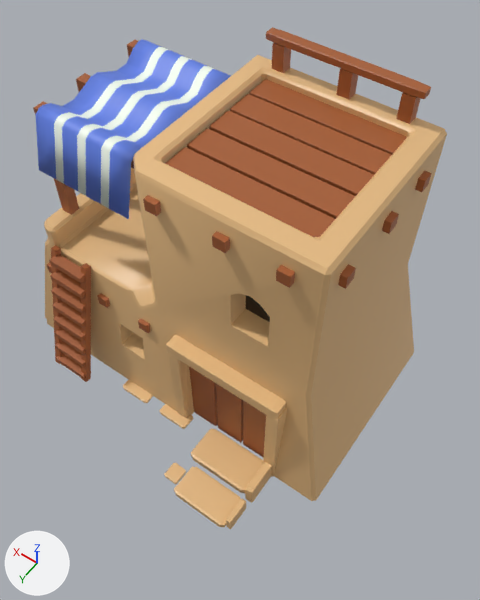
Two versions of the Blender file Blends/DesertHouse.blend, one commit apart.
Both versions are drawn from a camera (50 mm lens) standing at (-2.45, 4.12, 7.62) and looking at (0.14, 0.5, 1.92). The lights are fixed; the arrows at lower left show +X, +Y and +Z.

Before the edit, the objects in view are built like this:
```python
me_cube_002 = bpy.data.meshes.new('Cube.002')
me_cube_002.from_pydata(...)  # a box spanning x -1.0..1.0, y -1.0..1.0, z -1.0..1.0; a box spanning x -1.0..1.0, y 1.17..3.17, z -1.0..1.0; a box spanning x -1.0..1.0, y 3.33..5.33, z -1.0..1.0; a box spanning x -1.0..1.0, y 5.55..7.55, z -1.0..1.0; a box spanning x -1.0..1.0, y 7.76..9.76, z -1.0..1.0
me_cube_002.materials.append(mat_material_001)  # brown #a65e32
me_cube_036 = bpy.data.meshes.new('Cube.036')
me_cube_036.from_pydata(...)  # a box spanning x -1.0..1.0, y -1.0..1.0, z -1.66..0.01
me_cube_036.materials.append(mat_material)  # beige #e7bc83
me_cube_039 = bpy.data.meshes.new('Cube.039')
me_cube_039.from_pydata(...)  # a box spanning x -1.0..1.0, y -1.0..1.0, z -1.0..1.0
me_cube_039.materials.append(mat_material)  # beige #e7bc83
ob_cube_001 = bpy.data.objects.new('Cube.001', me_cube_002)
ob_cube_001.location = (-0.05, -0.69, 3.58)
ob_cube_001.scale = (0.814, 0.151, 0.132)
_m = ob_cube_001.modifiers.new('Bevel', 'BEVEL')
_m.width = 0.03
_m.width_pct = 0.03
ob_cube_020 = bpy.data.objects.new('Cube.020', me_cube_036)
ob_cube_020.location = (-0.75, 1.18, 0.8)
ob_cube_020.rotation_euler = (0.0, 1.571, 0.0)  # degrees (0, 90, 0)
ob_cube_020.scale = (0.722, 0.108, 0.0945)
_m = ob_cube_020.modifiers.new('Bevel', 'BEVEL')
ob_cube_022 = bpy.data.objects.new('Cube.022', me_cube_039)
ob_cube_022.location = (-0.42, 1.92, 0.11)
ob_cube_022.scale = (0.364, 0.2, 0.0436)
_m = ob_cube_022.modifiers.new('Bevel', 'BEVEL')
_m.width = 0.14
_m.width_pct = 0.14
# also in view: 'Cube.014' at (-0.17, 1.11, 0.79); 'Plane' at (1.72, 0.03, 3.32); 'Cube.031' at (-0.02, -0.96, 4.11); 'Cube' at (0.74, -0.02, 1.94); 'Cube.032' at (2.05, 1.38, 1.02)
```
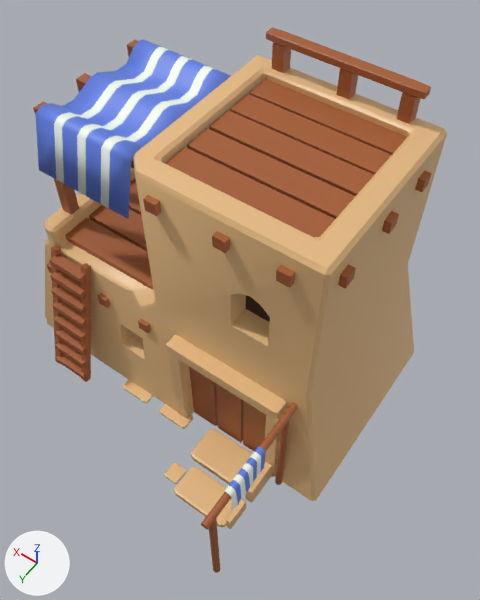
Where the change shows, as pixel boxes [x1, y1, x2, y2] in the pictures (480 x 600 px):
'Cube.035', added (brown)
    after: [65, 178, 153, 289]
'Cylinder.003', added
    after: [223, 446, 265, 510]
    faces in mat_material_004 (white #f5fff2): [223, 452, 261, 510]
    faces in mat_material_003 (blue #6282e7): [228, 446, 265, 505]
'Cylinder.002', added (brown)
    after: [201, 403, 298, 530]
'Cylinder', added (brown)
    after: [275, 420, 290, 485]
'Cylinder.001', added
    after: [209, 519, 220, 573]

Patch to the scene script:
```diff
--- a/Blends/DesertHouse.blend.py
+++ b/Blends/DesertHouse.blend.py
@@ me_cylinder_003 @@
+me_cylinder_003.from_pydata(...)  # 99 vertices, 80 faces; spans x -1.69..1.38, y -11.29..1.14, z -0.69..0.7
+me_cylinder_003.polygons.foreach_set('use_smooth', [True] * 80)
+# faces by material slot: [40, 40]
+me_cylinder_003.materials.append(mat_material_004)  # white #f5fff2
+me_cylinder_003.materials.append(mat_material_003)  # blue #6282e7
@@ me_cylinder_002 @@
+me_cylinder_002.from_pydata(...)  # an 18-sided cylinder along z spanning x -0.98..0.98, y -1.0..1.0, z -1.0..1.0
+me_cylinder_002.materials.append(mat_material_001)  # brown #a65e32
@@ ob_cube_035 @@
+ob_cube_035 = bpy.data.objects.new('Cube.035', me_cube_002.copy())  # the mesh of ob_cube_001
+ob_cube_035.location = (1.67, -0.84, 1.86)
+ob_cube_035.scale = (0.712, 0.182, 0.115)
+_m = ob_cube_035.modifiers.new('Bevel', 'BEVEL')
+_m.width = 0.03
+_m.width_pct = 0.03
@@ ob_cylinder_003 @@
+ob_cylinder_003 = bpy.data.objects.new('Cylinder.003', me_cylinder_003)
+ob_cylinder_003.location = (-0.98, 1.98, 1.66)
+ob_cylinder_003.rotation_euler = (1.571, 0.0, 0.0)  # degrees (90, 0, 0)
+ob_cylinder_003.scale = (0.0426, 0.0426, 0.401)
@@ ob_cylinder_002 @@
+ob_cylinder_002 = bpy.data.objects.new('Cylinder.002', me_cylinder_002)
+ob_cylinder_002.location = (-0.98, 1.83, 1.65)
+ob_cylinder_002.rotation_euler = (1.571, 0.0, 0.0)  # degrees (90, 0, 0)
+ob_cylinder_002.scale = (0.0408, 0.0408, 0.78)
@@ ob_cylinder_001 @@
+ob_cylinder_001 = bpy.data.objects.new('Cylinder.001', me_cylinder_002.copy())
+ob_cylinder_001.location = (-0.98, 2.5, 0.83)
+ob_cylinder_001.scale = (0.0408, 0.0408, 0.78)
@@ ob_cylinder @@
+ob_cylinder = bpy.data.objects.new('Cylinder', me_cylinder_002.copy())
+ob_cylinder.location = (-0.98, 1.27, 0.83)
+ob_cylinder.scale = (0.0408, 0.0408, 0.78)
```
